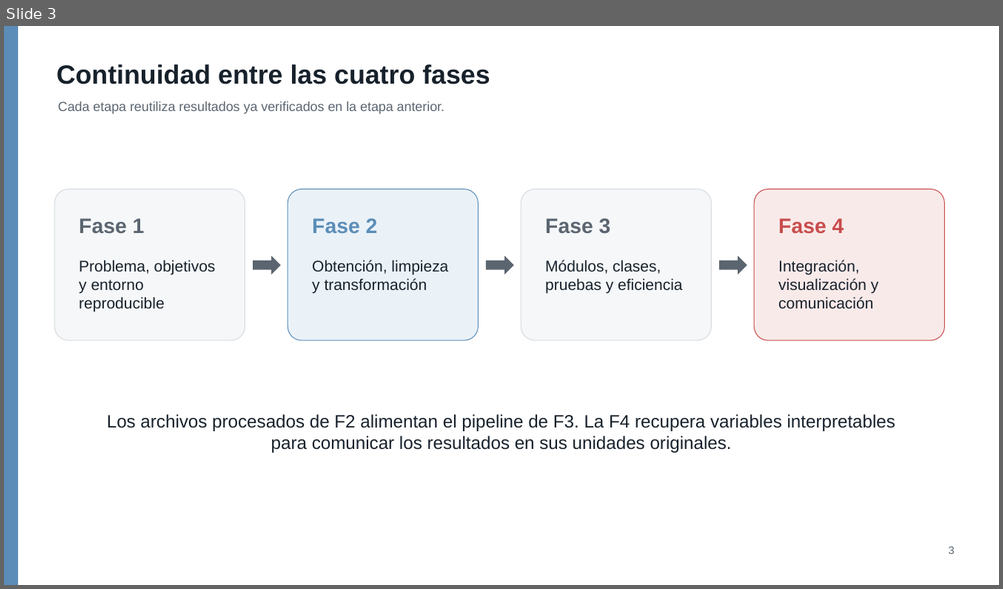
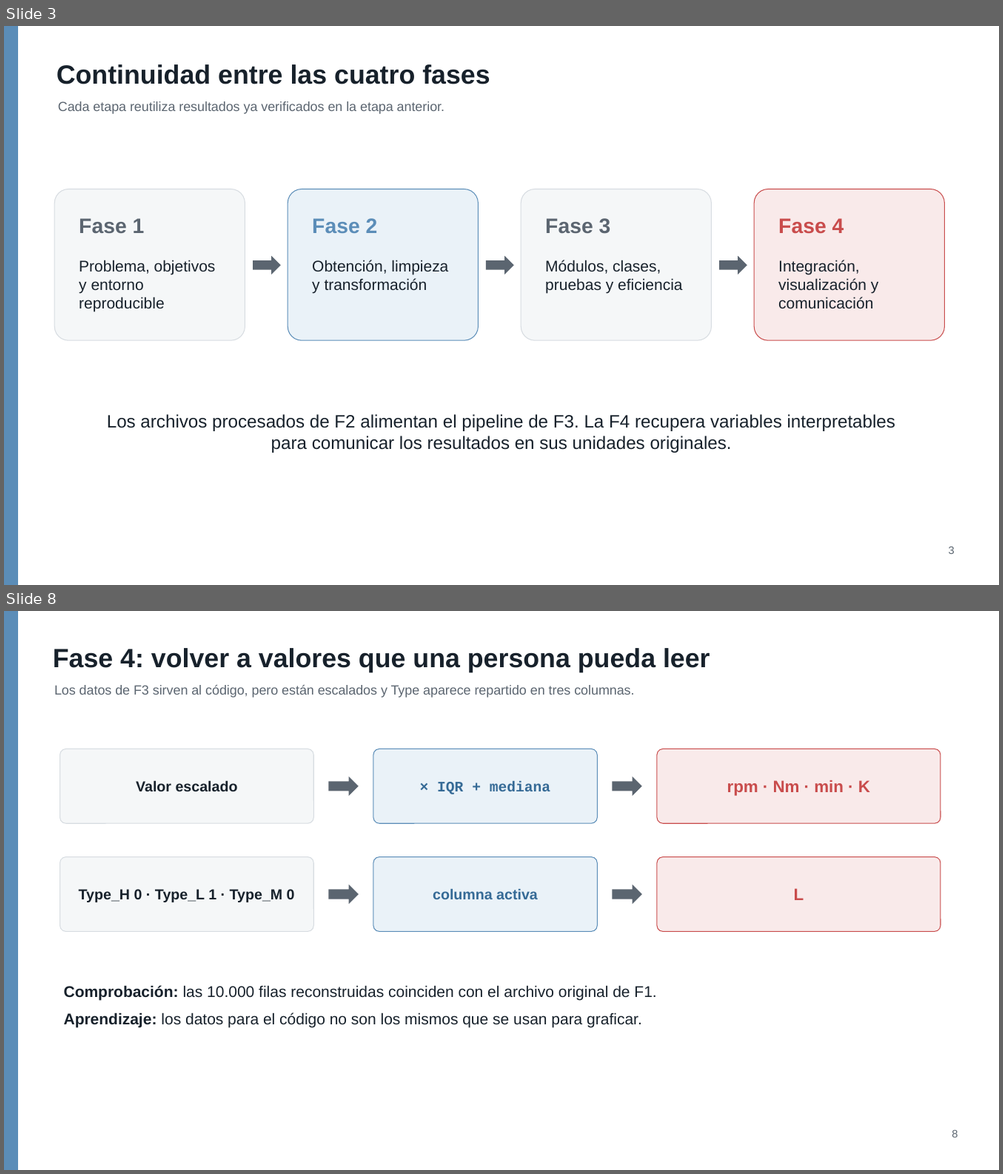
Before and after one commit to alexander-seor/proyecto-grupo9-mcdi500, a slide deck: F4/presentacion_f4_grupo9.pptx. Shown one above the other, each under a label of ours: slide 3 before the commit, slides 3 and 8 after it; the slides between them are not shown. The pictures are 1003x589 and 1003x1174 pixels, drawn with LibreOffice and Linux fonts; fonts in the diff are those of the drawing. Boxes give left, top, right and bottom in pixels: in the first picture for what was removed or moved away, otherwise in the second. Text is boxed around its words. In the diff, an @@ line names an element or a change of style, - is before the commit and + after.

```diff
--- a/F4/presentacion_f4_grupo9.pptx
+++ b/F4/presentacion_f4_grupo9.pptx
@@ slide 8 added at box(4, 611, 999, 1170), background #FFFFFF @@
@@ rectangle added at box(4, 611, 18, 1170), fill #5B8DB8 @@
@@ text added at box(53, 648, 710, 672), 25.5 pt, text #17212B, bold @@
+Fase 4: volver a valores que una persona pueda leer
@@ text added at box(54, 685, 634, 698), 12.8 pt, text #5B6570 @@
+Los datos de F3 sirven al código, pero están escalados y Type aparece repartido en tres columnas.
@@ rounded rectangle added at box(60, 749, 313, 823), fill #F5F7F8, outline #D7DCE1 0.75 pt @@
@@ rounded rectangle added at box(373, 749, 597, 823), fill #EAF2F8, outline #5B8DB8 0.75 pt @@
@@ rounded rectangle added at box(657, 749, 940, 823), fill #F9EAEA, outline #C94C4C 0.75 pt @@
@@ text added at box(136, 780, 238, 792), 14 pt, text #17212B, bold @@
+Valor escalado
@@ right arrow added at box(329, 777, 358, 796), fill #5B6570 @@
@@ text added at box(437, 781, 550, 795), 14 pt, text #356A96, bold @@
+× IQR + mediana
@@ right arrow added at box(612, 777, 642, 796), fill #5B6570 @@
@@ text added at box(727, 780, 870, 796), 16 pt, text #C94C4C, bold @@
+rpm · Nm · min · K
@@ rounded rectangle added at box(60, 857, 313, 932), fill #F5F7F8, outline #D7DCE1 0.75 pt @@
@@ rounded rectangle added at box(373, 857, 597, 932), fill #EAF2F8, outline #5B8DB8 0.75 pt @@
@@ rounded rectangle added at box(657, 857, 940, 932), fill #F9EAEA, outline #C94C4C 0.75 pt @@
@@ text added at box(79, 889, 295, 903), 14 pt, text #17212B, bold @@
+Type_H 0 · Type_L 1 · Type_M 0
@@ right arrow added at box(329, 885, 358, 904), fill #5B6570 @@
@@ text added at box(432, 889, 538, 900), 14 pt, text #356A96, bold @@
+columna activa
@@ right arrow added at box(612, 885, 642, 904), fill #5B6570 @@
@@ text added at box(794, 889, 804, 900), 16 pt, text #C94C4C, bold @@
+L
@@ text added at box(64, 985, 656, 1028), 15 pt, text #17212B @@
+Comprobación: las 10.000 filas reconstruidas coinciden con el archivo original de F1.
+Aprendizaje: los datos para el código no son los mismos que se usan para graficar.
@@ text added at box(951, 1130, 957, 1138), 10.5 pt, text #5B6570 @@
+8
```
Also in this commit, not shown: 6 slides changed, 5 other slides added, 1 slide removed.
